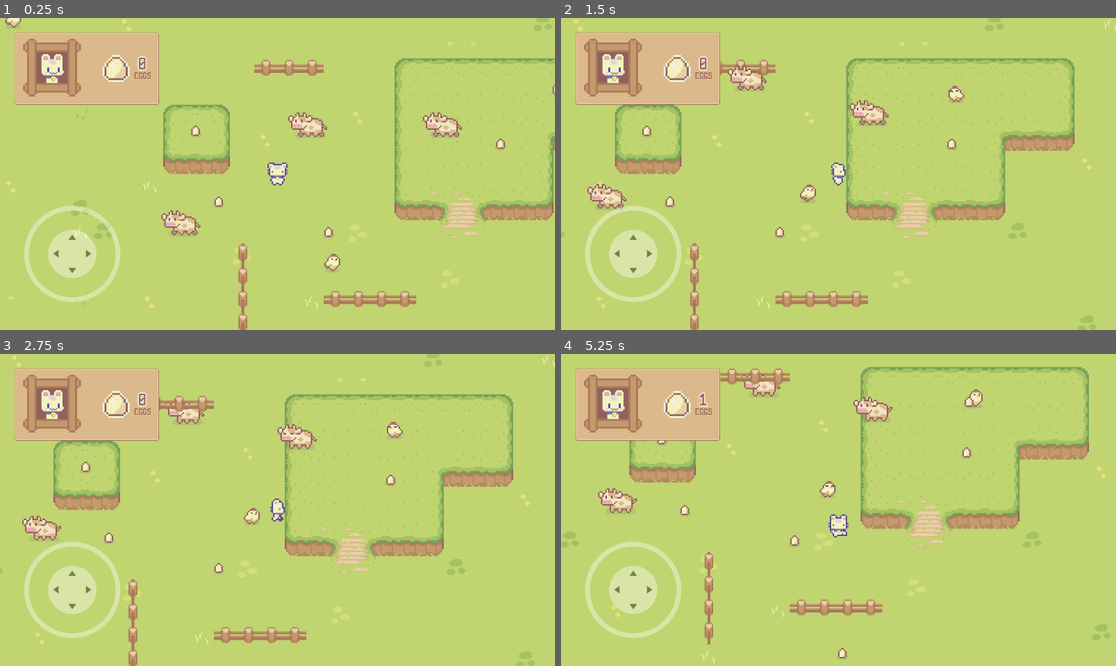
Above: before the commit, frames 1-4 (two rows, left to right).
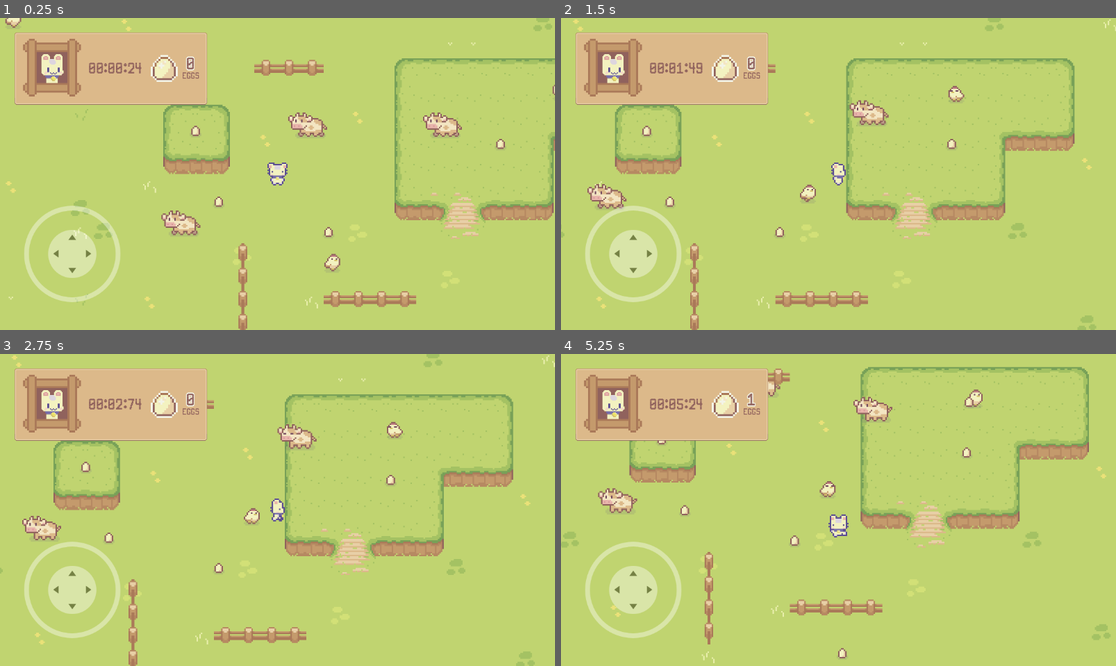
Above: after the commit, the same moments.

Repository: kwhitejr/godot-examples
Game: Godot game, scene res://src/examples/top-down-controller/top-down-controller.tscn
Two runs of this game, one before a commit and one after it. Both use one fixed random seed, a clock stepped at 60 frames per second and the inputs below.
Inputs (mouse positions are in pixels of both pictures, inside the frame that each line leads up to):
- Up to frame 1 (0.25 s): no input
- Up to frame 2 (1.5 s): move the mouse to (960, 158) at 0.52 s; hold D (move_right) 0.53-1.25 s; click (960, 158) at 0.6 s; drag from (727, 189) to (955, 142) at 1.27 s
- Up to frame 3 (2.75 s): move the mouse to (333, 441) at 2.02 s; hold D (move_right) from 2.03 s (still down); click (333, 441) at 2.1 s
- Up to frame 4 (5.25 s): release D (move_right) at 2.75 s; drag from (810, 572) to (949, 478) at 2.77 s; move the mouse to (1005, 556) at 3.52 s; hold A (move_left) 3.53-4.25 s; click (1005, 556) at 3.6 s; drag from (672, 463) to (966, 478) at 4.27 s; move the mouse to (866, 510) at 5.02 s; hold S (move_down) from 5.03 s (still down); click (866, 510) at 5.1 s

The runs differ from the first frame. In frame 1, 2.6% of the frame differs, in the area x 16-38%, y 4-28%; in frame 2, 2.5%; in frame 3, 2.5%; in frame 4, 2.6%.

Commit message:
Add stop watch label

Diff:
--- a/godot/src/ui/egg-counter/egg-counter.tscn
+++ b/godot/src/ui/egg-counter/egg-counter.tscn
@@ -1,10 +1,11 @@
-[gd_scene load_steps=28 format=3 uid="uid://bvypi4wo2acgj"]
+[gd_scene load_steps=29 format=3 uid="uid://bvypi4wo2acgj"]
 
 [ext_resource type="Texture2D" uid="uid://bjdt31awensku" path="res://src/assets/art/Sprout Lands/UI Sprites/Dialouge UI/Emotes/Teemo Basic emote animations sprite sheet.png" id="1_r452r"]
 [ext_resource type="Texture2D" uid="uid://b2ydokqixnyg" path="res://src/assets/art/Sprout Lands/UI Sprites/Sprite sheet for Basic Pack.png" id="2_l8imk"]
 [ext_resource type="Script" path="res://src/ui/egg-counter/animated_sprite_2d.gd" id="3_rgt6w"]
 [ext_resource type="Script" path="res://src/ui/egg-counter/egg_counter_vbox.gd" id="4_2gkrr"]
 [ext_resource type="Texture2D" uid="uid://dq1lb1qryqyds" path="res://src/assets/art/Sprout Lands/Objects/Egg_item.png" id="4_cqwp5"]
+[ext_resource type="Script" path="res://src/ui/egg-counter/timer.gd" id="4_e585m"]
 
 [sub_resource type="AtlasTexture" id="AtlasTexture_4i5rj"]
 atlas = ExtResource("1_r452r")
@@ -240,7 +241,7 @@
 size_flags_vertical = 0
 
 [node name="MenuSpriteNinePatchRect" type="NinePatchRect" parent="MarginContainer/MenuExteriorMarginContainer"]
-custom_minimum_size = Vector2(300, 150)
+custom_minimum_size = Vector2(400, 150)
 layout_mode = 2
 texture = ExtResource("2_l8imk")
 region_rect = Rect2(741, 38, 22, 22)
@@ -288,6 +289,20 @@
 script = ExtResource("3_rgt6w")
 metadata/_edit_group_ = true
 
+[node name="PanelContainer2" type="PanelContainer" parent="MarginContainer/MenuExteriorMarginContainer/MenuSpriteNinePatchRect/MenuInteriorMarginContainer/HBoxContainer"]
+self_modulate = Color(1, 1, 1, 0)
+layout_mode = 2
+size_flags_horizontal = 6
+size_flags_vertical = 4
+
+[node name="Timer" type="Label" parent="MarginContainer/MenuExteriorMarginContainer/MenuSpriteNinePatchRect/MenuInteriorMarginContainer/HBoxContainer/PanelContainer2"]
+layout_mode = 2
+theme_override_colors/font_color = Color(0.564706, 0.384314, 0.364706, 1)
+theme_override_colors/font_outline_color = Color(0.952941, 0.956863, 0.905882, 1)
+theme_override_font_sizes/font_size = 28
+horizontal_alignment = 1
+script = ExtResource("4_e585m")
+
 [node name="HBoxContainer" type="HBoxContainer" parent="MarginContainer/MenuExteriorMarginContainer/MenuSpriteNinePatchRect/MenuInteriorMarginContainer/HBoxContainer"]
 layout_mode = 2
 size_flags_horizontal = 4
@@ -319,7 +334,6 @@
 [node name="Eggs" type="Label" parent="MarginContainer/MenuExteriorMarginContainer/MenuSpriteNinePatchRect/MenuInteriorMarginContainer/HBoxContainer/HBoxContainer/VBoxContainer"]
 layout_mode = 2
 theme_override_colors/font_color = Color(0.564706, 0.384314, 0.364706, 1)
-theme_override_colors/font_outline_color = Color(0.952941, 0.956863, 0.905882, 1)
 text = "Eggs"
 horizontal_alignment = 1
 
--- /dev/null
+++ b/godot/src/ui/egg-counter/timer.gd
@@ -0,0 +1,20 @@
+extends Label
+
+var time_elapsed := 0.0
+
+# Called when the node enters the scene tree for the first time.
+func _ready() -> void:
+	pass # Replace with function body.
+
+
+# Called every frame. 'delta' is the elapsed time since the previous frame.
+func _process(delta: float) -> void:
+	time_elapsed += delta
+	text = format_seconds(time_elapsed)
+
+func format_seconds(duration: float) -> String:
+	var minutes := int(duration / 60)
+	var seconds := fmod(duration, 60)
+	var milliseconds := fmod(duration, 1) * 100
+	print("%02d:%02d:%02d" % [minutes, seconds, milliseconds])
+	return "%02d:%02d:%02d" % [minutes, seconds, milliseconds]
